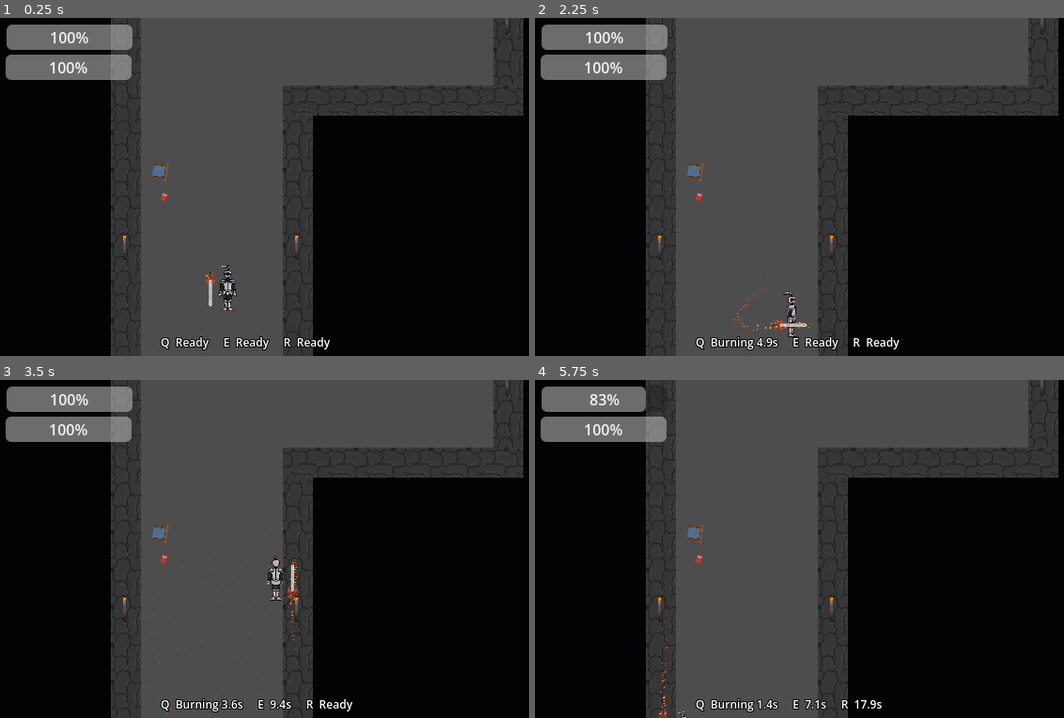
Above: before the commit, frames 1-4 (two rows, left to right).
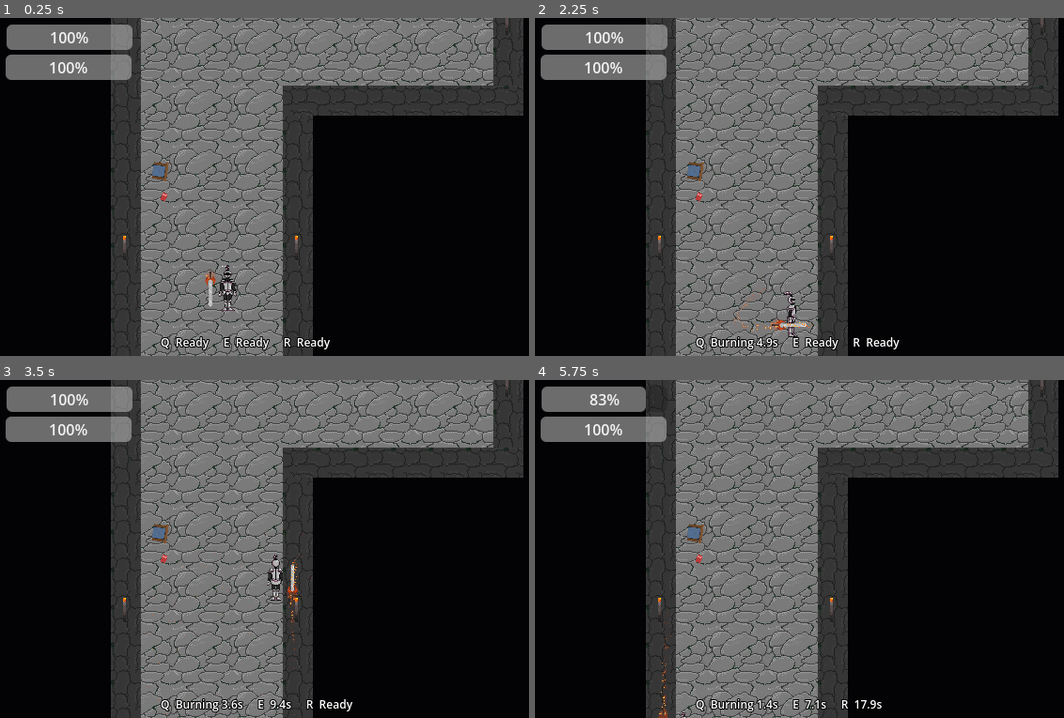
Above: after the commit, the same moments.

Repository: HackUMBC-2026/MainRepo
Game: Godot game, scene res://main.tscn
Same seed, same stepped clock (60 frames per second), same inputs: the game is played once before the commit and once after it. The engine's default icon, where the game draws it, is replaced by a stand-in: a white triangle on a blue panel in a dark square.
Inputs (mouse positions are in pixels of both pictures, inside the frame that each line leads up to):
- Up to frame 1 (0.25 s): no input
- Up to frame 2 (2.25 s): move the mouse to (958, 170) at 0.52 s; press the mouse at (958, 170) at 0.53 s; hold D (move_right) 0.53-1.28 s; move the mouse to (709, 203) at 1.27 s; release the mouse at (709, 203) at 1.28 s; hold S (move_down) 1.28-2.03 s; tap Space (dash) at 1.35 s; move the mouse to (889, 112) at 2.02 s; hold D (move_right) from 2.03 s (still down); tap Q (flame_blade) at 2.1 s
- Up to frame 3 (3.5 s): move the mouse to (264, 616) at 2.77 s; release D (move_right) at 2.78 s; hold W (move_up) from 2.78 s (still down); tap E (flame_ring) at 2.85 s
- Up to frame 4 (5.75 s): move the mouse to (1005, 599) at 3.52 s; release W (move_up) at 3.53 s; hold A (move_left) 3.53-5.03 s; tap R (flame_rush) at 3.6 s; move the mouse to (646, 498) at 4.27 s; right-click (646, 498) at 4.35 s; move the mouse to (857, 549) at 5.02 s; hold S (move_down) from 5.03 s (still down); hold Shift (sprint) from 5.03 s (still down)

The runs differ from the first frame. In frame 1, 30% of the frame differs, in the area x 26-94%, y 0-100%; in frame 2, 30%; in frame 3, 30%; in frame 4, 31%.

Commit message:
fixed name

Diff:
--- a/levels/level_2.tscn
+++ b/levels/level_2.tscn
@@ -223,5 +223,5 @@
 garden_interval = 0.4
 garden_warning = 1.1
 garden_damage = 18.0
-boss_name = "Floral Suiter"
+boss_name = "Floral Suitor"
 idle_tint = Color(1, 0.5, 0.3, 1)
--- a/main.tscn
+++ b/main.tscn
@@ -160,7 +160,6 @@
 rotation = 1.5707964
 
 [node name="TextureRect" type="TextureRect" parent="Level" unique_id=154785832]
-visible = false
 z_index = -10
 offset_left = -125.0
 offset_top = -35.0
